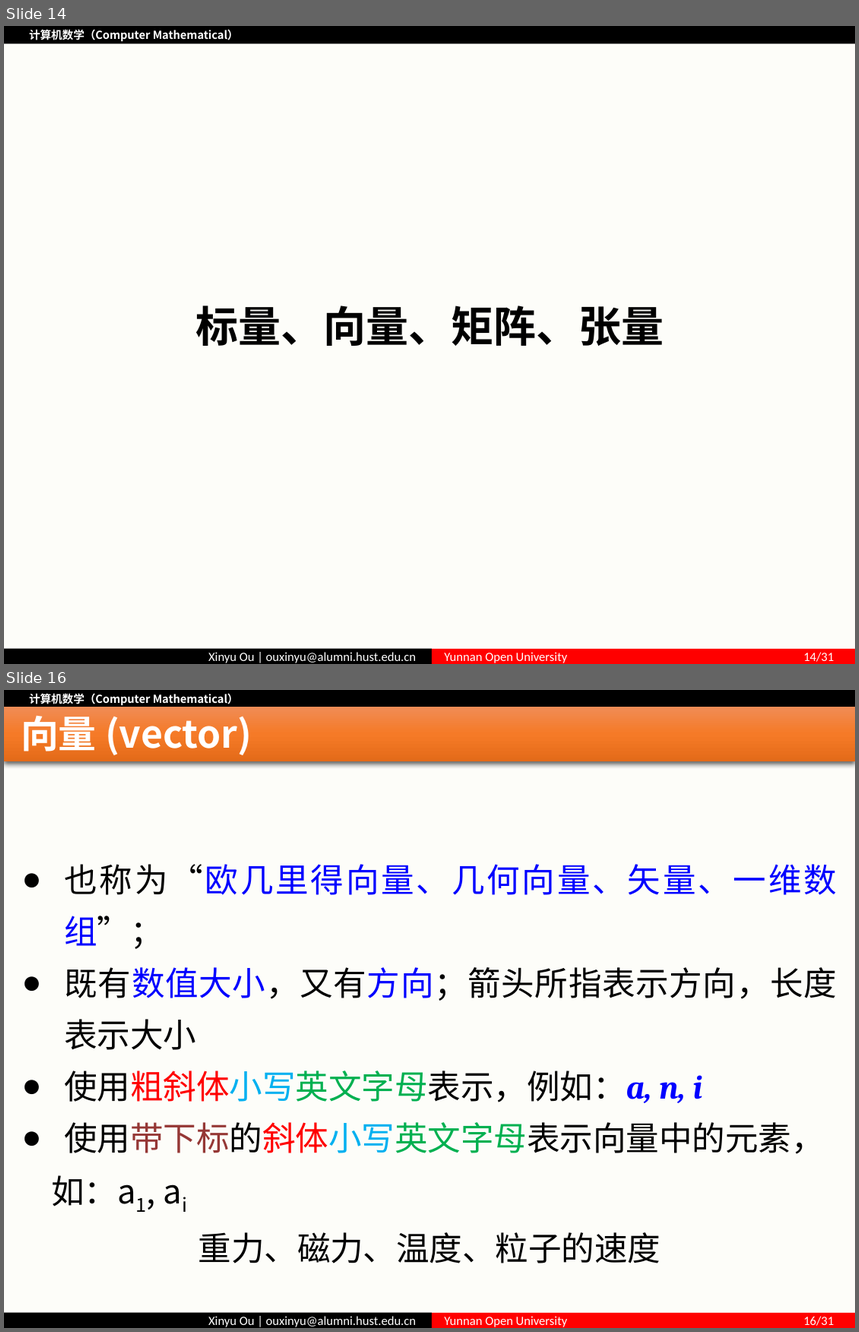
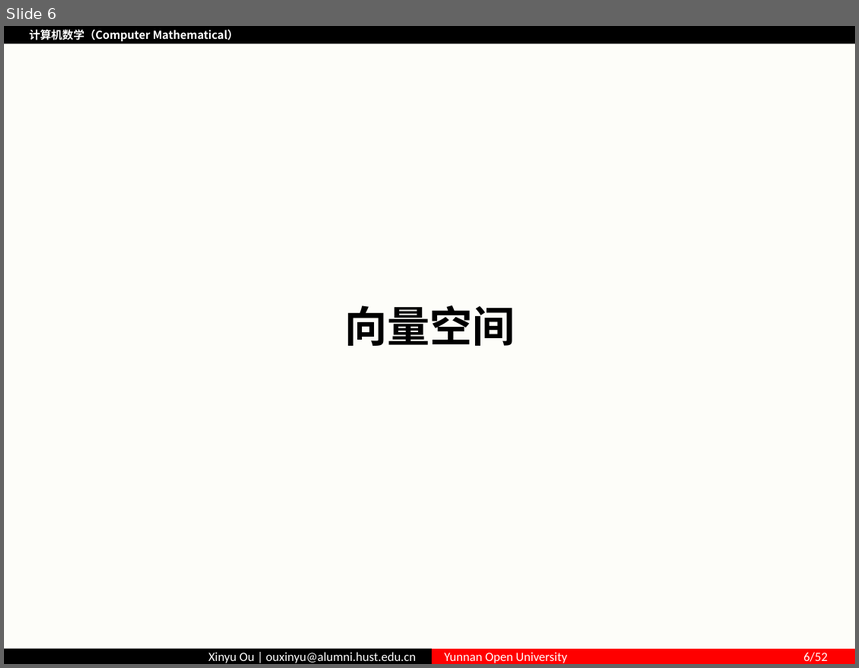
Before and after one commit to ouxinyu/Teaching, a slide deck: ComputerMath/PPT/第03讲 基底与坐标.pptx. Shown one above the other, each under a label of ours: slides 14 and 16 before the commit, slide 6 after it; the slides between them are not shown. The pictures are 859x1332 and 859x668 pixels, drawn with LibreOffice and Linux fonts; fonts in the diff are those of the drawing; background and template pictures are left out. Boxes give left, top, right and bottom in pixels: in the first picture for what was removed or moved away, otherwise in the second. Text is boxed around its words. In the diff, an @@ line names an element or a change of style, - is before the commit and + after.

```diff
--- a/ComputerMath/PPT/第03讲 基底与坐标.pptx
+++ b/ComputerMath/PPT/第03讲 基底与坐标.pptx
@@ slide 16 removed at bbox=[4, 690, 855, 1328], background #FFFFFF; not listed: 4 template elements that a slide beside it also shows @@
@@ rectangle removed at bbox=[4, 706, 855, 761] @@
@@ title removed at bbox=[21, 716, 252, 758] @@
-向量 (vector)
@@ text removed at bbox=[51, 864, 837, 1264] @@
-● 也称为“欧几里得向量、几何向量、矢量、一维数组”；
-● 既有数值大小，又有方向；箭头所指表示方向，长度表示大小
-● 使用粗斜体小写英文字母表示，例如：a, n, i
-● 使用带下标的斜体小写英文字母表示向量中的元素，
-如：a1, ai
-重力、磁力、温度、粒子的速度
@@ what was slide 14 is now slide 6 @@
@@ slide 6 changed as well @@
@@ text at bbox=[344, 306, 515, 346]: text changed @@
-标量、向量、矩阵、张量
+向量空间
@@ text in rectangle at bbox=[444, 652, 828, 664]: text changed @@
-Yunnan Open University 14/31
+Yunnan Open University 6/52
```
Also in this commit, not shown: 5 other slides changed, 45 slides added, 31 other slides removed, 4 other files.
